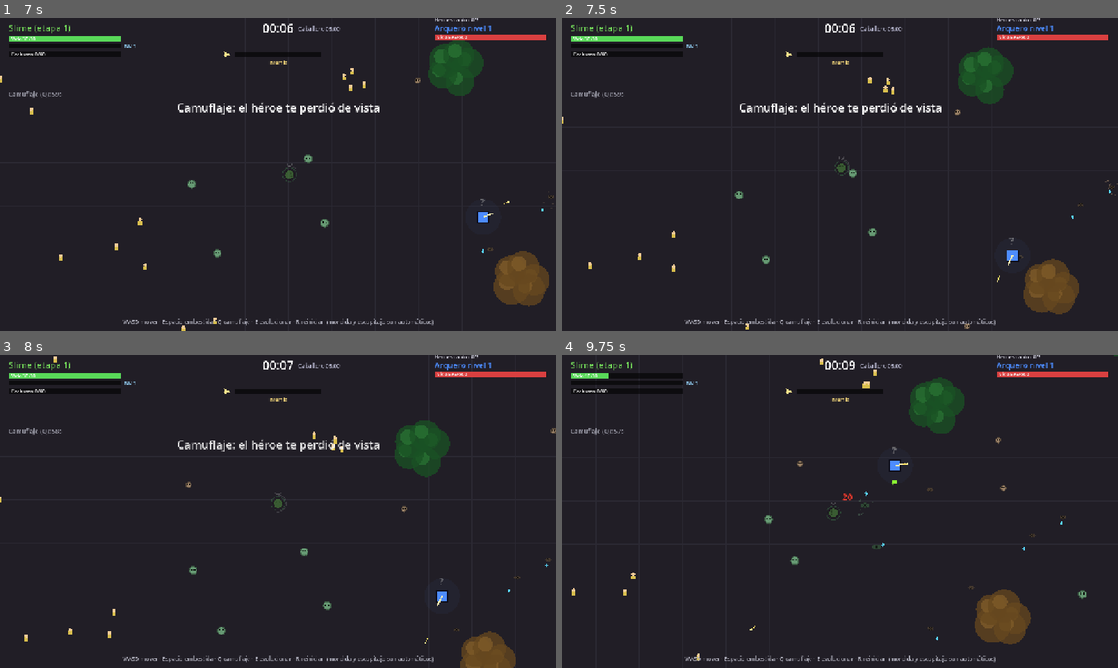
Above: before the commit, frames 1-4 (two rows, left to right).
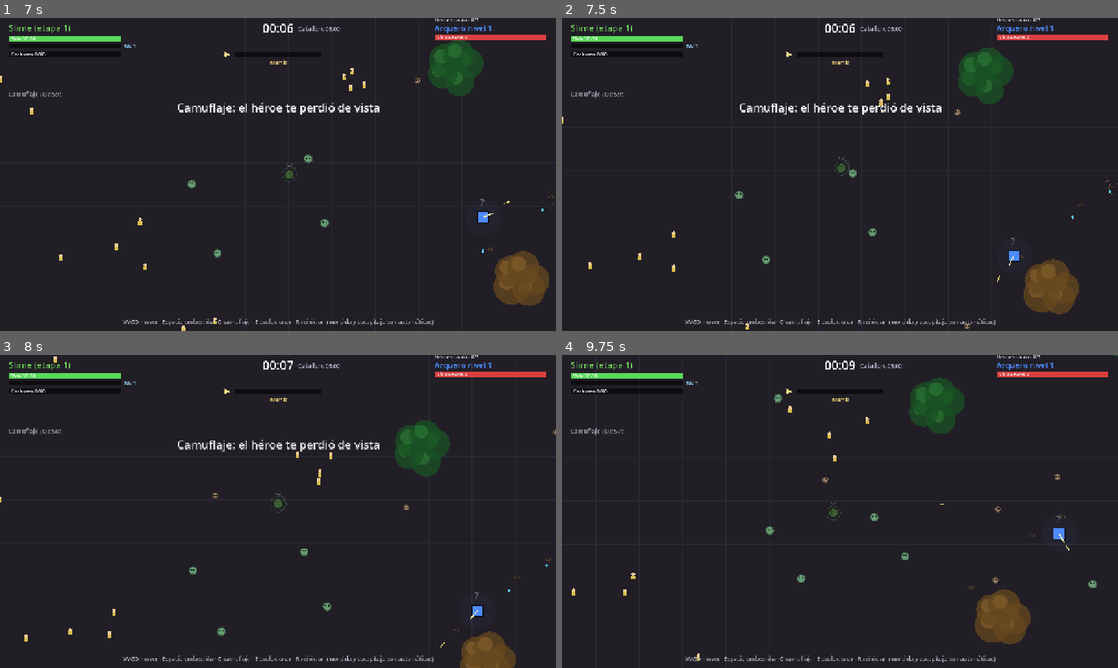
Above: after the commit, the same moments.

Repository: FedeOsorio/survive-the-hero
Game: Godot game, scene res://scenes/menu.tscn
Two runs of this game, one before a commit and one after it. Both use one fixed random seed, a clock stepped at 60 frames per second and the inputs below.
Inputs (mouse positions are in pixels of both pictures, inside the frame that each line leads up to):
- Up to frame 1 (7 s): click "Jugar" at 0.5 s; tap Enter (pick_confirm) at 1.25, 4.35 s; move the mouse to (400, 158) at 1.27 s; hold D (move_right) 1.28-2.03 s; tap Space (dash) at 1.35 s; click (400, 158) at 1.42 s; move the mouse to (166, 190) at 2.02 s; hold S (move_down) 2.03-2.78 s; tap 1 (pick_1) at 2.1 s; move the mouse to (333, 105) at 2.77 s; hold D (move_right) 2.78-3.53 s; tap 2 (pick_2) at 2.85 s; move the mouse to (250, 237) at 3.52 s; hold W (move_up) 3.53-4.28 s; tap 3 (pick_3) at 3.6 s; click (250, 237) at 3.67 s; move the mouse to (444, 221) at 4.27 s; hold A (move_left) 4.28-5.78 s; move the mouse to (111, 127) at 5.02 s; tap C (rally) at 5.1 s; move the mouse to (305, 174) at 5.77 s; hold S (move_down) 5.78-6.53 s; tap Q (stealth) at 5.85 s; click (305, 174) at 5.92 s; move the mouse to (194, 96) at 6.52 s; hold D (move_right) from 6.53 s (still down); tap Shift at 6.6 s
- Up to frame 2 (7.5 s): move the mouse to (962, 158) at 7.27 s; release D (move_right) at 7.28 s; hold W (move_up) from 7.28 s (still down); tap Keypad Enter at 7.35 s
- Up to frame 3 (8 s): keep holding W (move_up)
- Up to frame 4 (9.75 s): move the mouse to (728, 527) at 8.02 s; release W (move_up) at 8.03 s; hold D (move_right) 8.03-8.78 s; tap Space (dash) at 8.1 s; click (728, 527) at 8.17 s; move the mouse to (895, 442) at 8.77 s; hold S (move_down) 8.78-9.53 s; tap 1 (pick_1) at 8.85 s; move the mouse to (812, 574) at 9.52 s; hold A (move_left) from 9.53 s (still down); tap 2 (pick_2) at 9.6 s

Frame 1 is identical in both runs. In frame 2, 0.1% of the frame differs, in the area x 54-83%, y 18-99%; in frame 3, 0.4%; in frame 4, 1.1%, in the area x 4-97%, y 1-92%.

Commit message:
Civiles: no huyen ni gritan si estás escondido
Claude-Session: https://claude.ai/code/session_0131SmXs6jCLqLr1EGxSzfTS

Diff:
--- a/scripts/civilian.gd
+++ b/scripts/civilian.gd
@@ -1,5 +1,5 @@
 extends Node2D
-## Civil que deambula por el mapa. Huye del creep; comerlo da mucha biomasa.
+## Civil que deambula por el mapa. Huye del creep (no si estás escondido); comerlo da mucha biomasa.
 ## Al empezar a huir grita y atrae al héroe, que viene a buscarte (a los civiles no los toca).
 
 const B := preload("res://scripts/balance.gd")
@@ -27,6 +27,9 @@
 	var spd := B.CIVILIAN_SPEED
 	_scream_cd = maxf(_scream_cd - delta, 0.0)
 	var flee := d < B.CIVILIAN_FLEE_RADIUS and d > 0.01
+	if flee and world.player_hidden():
+		# camuflado o en un arbusto no te ven: solo sigue huyendo el que ya gritó, hasta calmarse
+		flee = _fleeing and _scream_cd > 0.0
 	if flee and not _fleeing and _scream_cd <= 0.0:
 		_scream_cd = B.CIVILIAN_SCREAM_COOLDOWN
 		world.raise_alarm(position)
